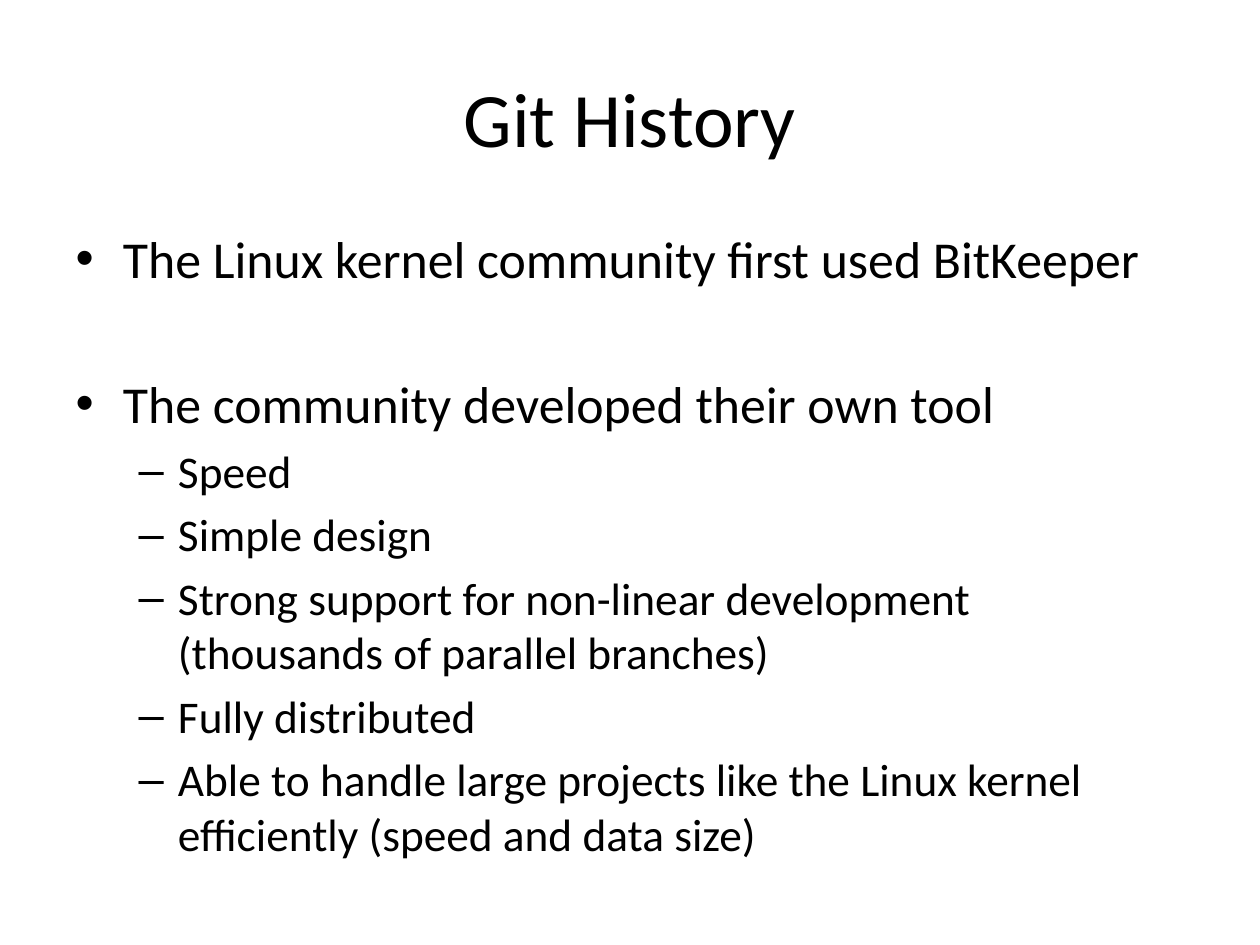
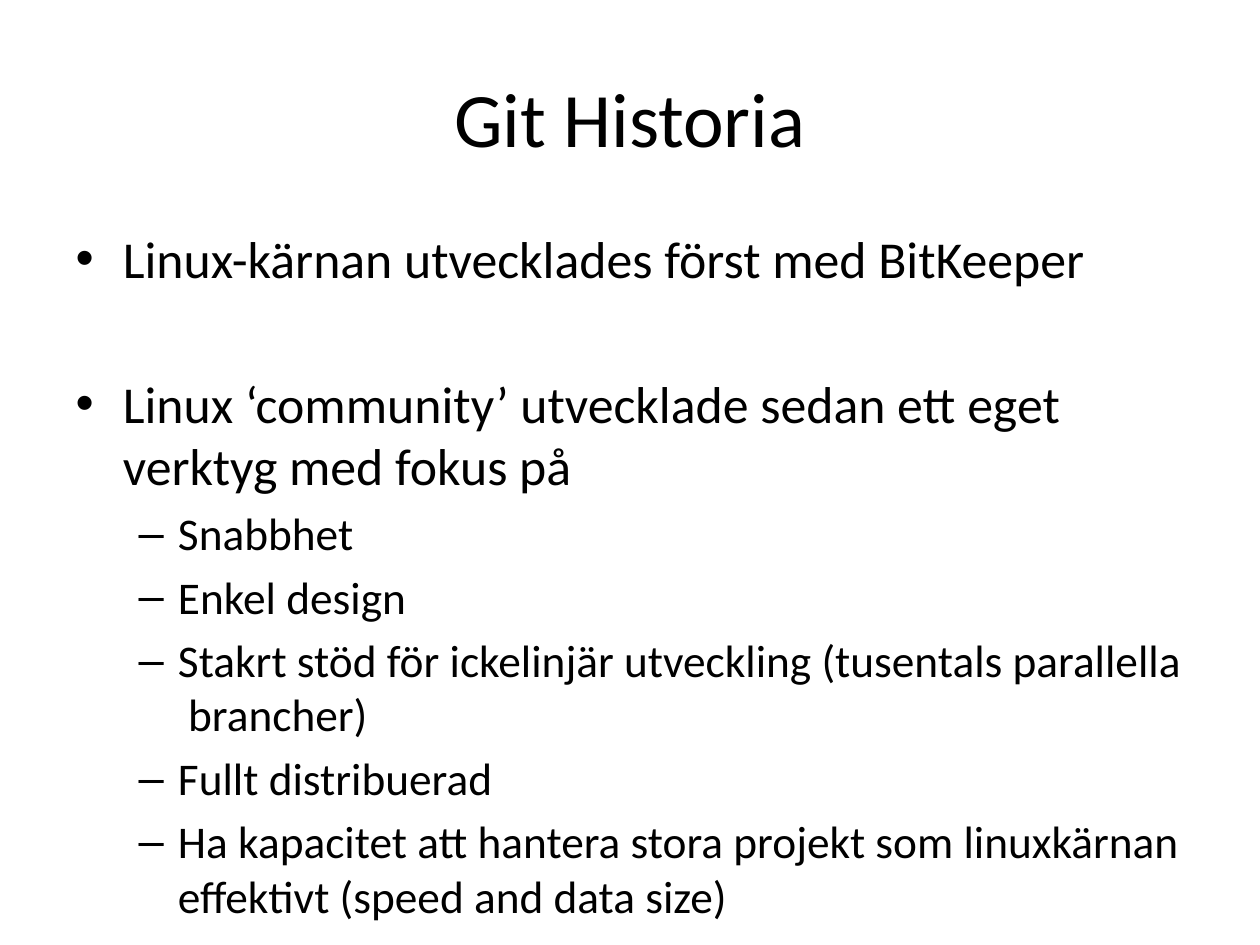
Before and after one commit to perbergq/git-presentation, a slide deck: slide 2 of Git.pptx. Drawn at 1260x945 pixels with LibreOffice and Linux fonts; fonts in the diff are those of the drawing. Boxes give left, top, right and bottom in pixels: in the first picture for what was removed or moved away, otherwise in the second. Text is boxed around its words. In the diff, an @@ line names an element or a change of style, - is before the commit and + after.

```diff
--- a/Git.pptx
+++ b/Git.pptx
@@ title at [454,94,805,148]: text changed @@
-Git History
+Git Historia
@@ text at [123,242,1181,921]: text changed @@
-• The Linux kernel community first used BitKeeper
-• The community developed their own tool
-  – Speed
-  – Simple design
-  – Strong support for non-linear development (thousands of parallel branches)
-  – Fully distributed
-  – Able to handle large projects like the Linux kernel efficiently (speed and data size)
+• Linux-kärnan utvecklades först med BitKeeper
+• Linux ‘community’ utvecklade sedan ett eget verktyg med fokus på
+  – Snabbhet
+  – Enkel design
+  – Stakrt stöd för ickelinjär utveckling (tusentals parallella brancher)
+  – Fullt distribuerad
+  – Ha kapacitet att hantera stora projekt som linuxkärnan effektivt (speed and data size)
```
Also in this commit, not shown: 8 other slides changed, 3 slides added, 3 other files.
